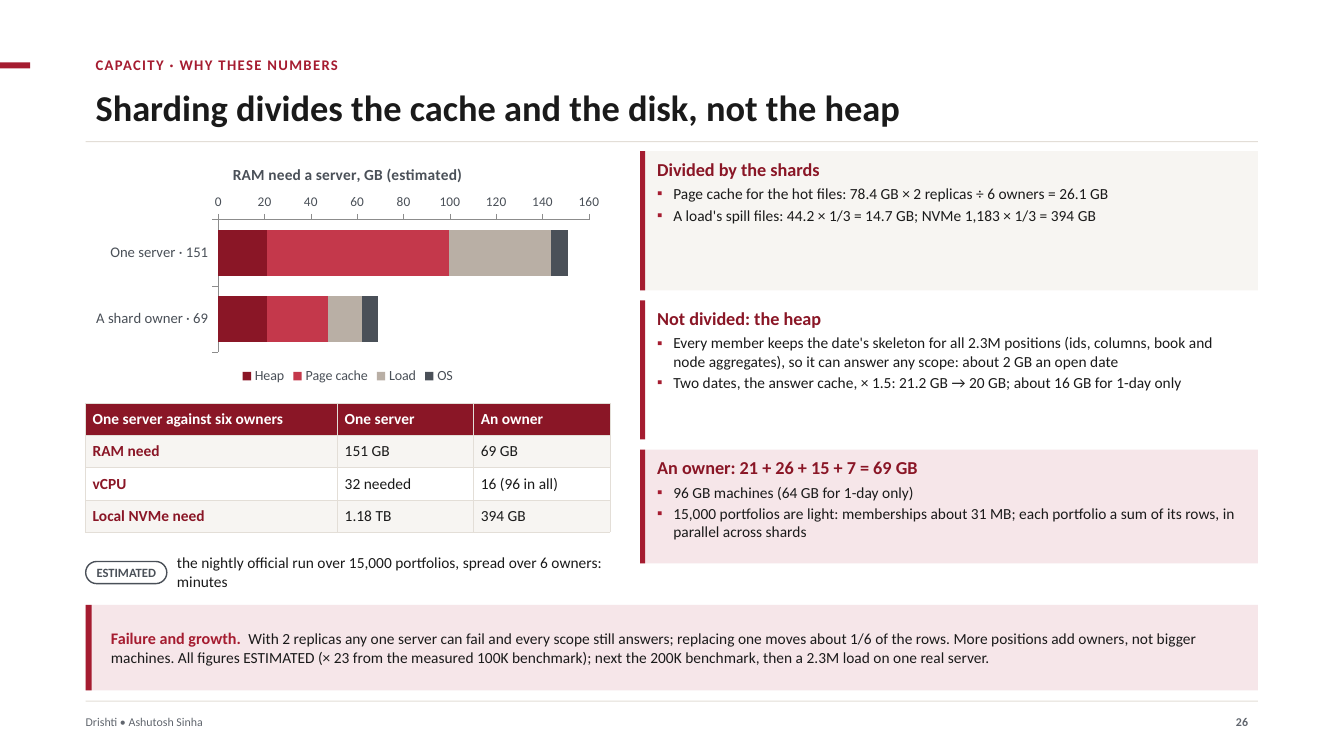
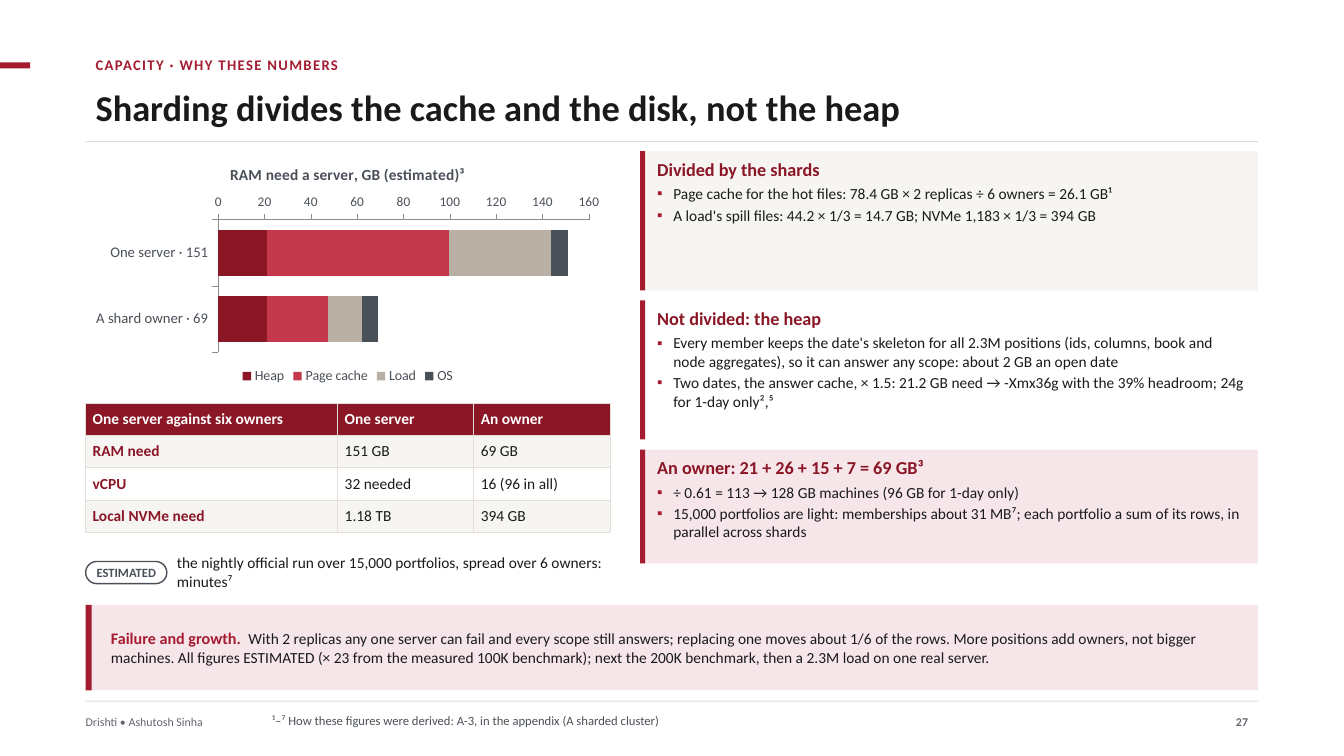
Before and after one commit to ajsinha/drishti, a slide deck: slide 27 of docs/publications/Drishti-VaR-Engine.pptx (slide 26 before the commit). Drawn at 1344x756 pixels with LibreOffice and Linux fonts; fonts in the diff are those of the drawing. Boxes give left, top, right and bottom in pixels: in the first picture for what was removed or moved away, otherwise in the second. Text is boxed around its words. In the diff, an @@ line names an element or a change of style, - is before the commit and + after.

Commit message:
Decks reorganised: one shape for every deck, the two AWS decks merged into Drishti-on-AWS, the VaR deck with the Market and World editions and one roadmap, every estimate footnoted with its derivation (figures corrected: shard owner 128 GB RAM and a 36 GB heap, 330-650 req/s); EXPOSURE_GUIDE 27.3's seven-year path storage is about 130 TB

```diff
--- a/docs/publications/Drishti-VaR-Engine.pptx
+++ b/docs/publications/Drishti-VaR-Engine.pptx
@@ bar stacked chart at box(86, 151, 610, 388) @@
@@ title "RAM need a server, GB (estimated)" to "RAM need a server, GB (estimated)³" @@
@@ text at box(673, 187, 1112, 202): text changed @@
-▪ Page cache for the hot files: 78.4 GB × 2 replicas ÷ 6 owners = 26.1 GB
+▪ Page cache for the hot files: 78.4 GB × 2 replicas ÷ 6 owners = 26.1 GB¹
@@ text at box(673, 377, 1244, 410): text changed @@
-▪ Two dates, the answer cache, × 1.5: 21.2 GB → 20 GB; about 16 GB for 1-day only
+▪ Two dates, the answer cache, × 1.5: 21.2 GB need → -Xmx36g with the 39% headroom; 24g for 1-day only²,⁵
@@ text at box(657, 460, 1240, 540): text changed @@
-An owner: 21 + 26 + 15 + 7 = 69 GB
-▪ 96 GB machines (64 GB for 1-day only)
-▪ 15,000 portfolios are light: memberships about 31 MB; each portfolio a sum of its rows, in parallel across shards
+An owner: 21 + 26 + 15 + 7 = 69 GB³
+▪ ÷ 0.61 = 113 → 128 GB machines (96 GB for 1-day only)
+▪ 15,000 portfolios are light: memberships about 31 MB⁷; each portfolio a sum of its rows, in parallel across shards
@@ text at box(177, 557, 601, 587): text changed @@
-the nightly official run over 15,000 portfolios, spread over 6 owners: minutes
+the nightly official run over 15,000 portfolios, spread over 6 owners: minutes⁷
@@ text added at box(272, 715, 659, 727), 9 pt, text #4A5058 @@
+¹–⁷ How these figures were derived: A-3, in the appendix (A sharded cluster)
@@ page number at box(1236, 718, 1248, 726): text changed @@
-26
+27
```
Also in this commit, not shown: 33 other slides changed, 14 slides added, 4 slides removed, 13 other files.
